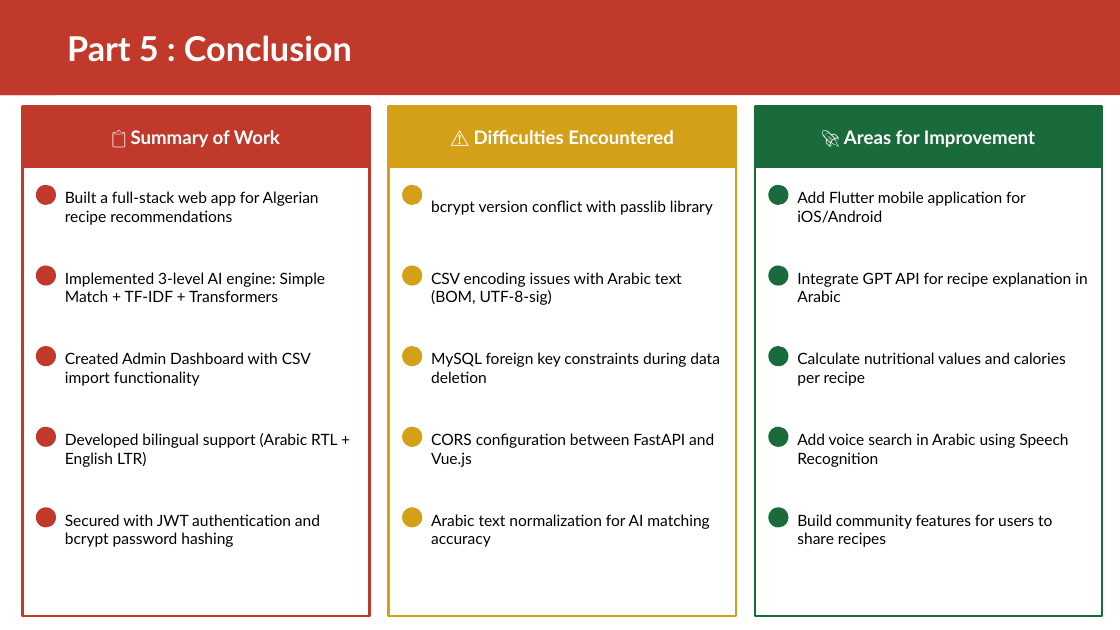
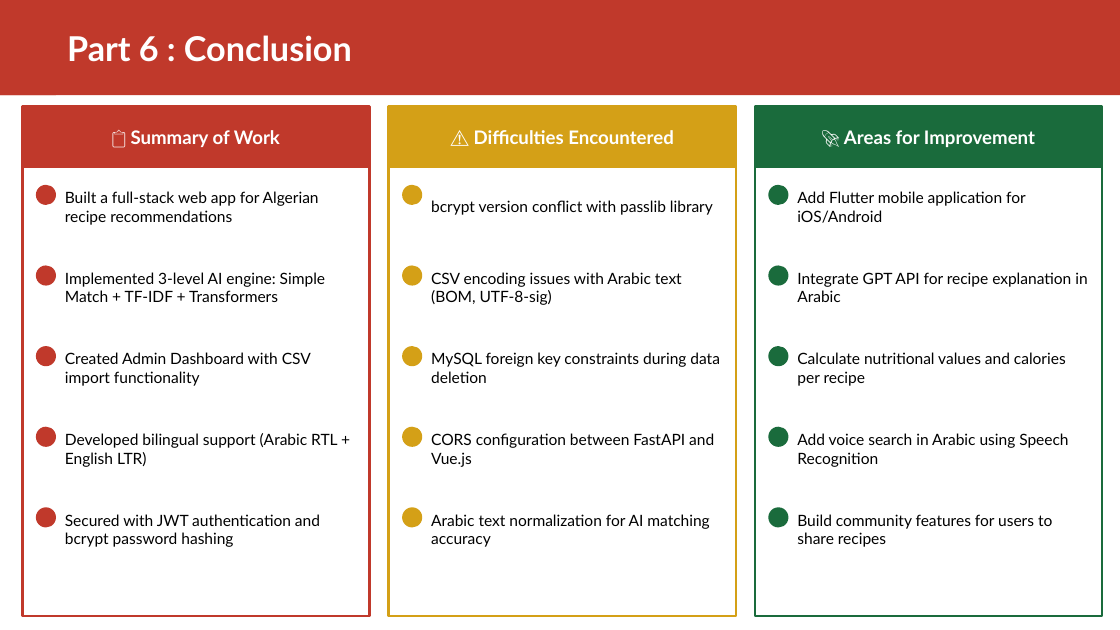
Before and after one commit to feredj/sha-ntieb, a slide deck: slide 15 of sha-ntieb.pptx (slide 14 before the commit). Drawn at 1120x630 pixels with LibreOffice and Linux fonts; fonts in the diff are those of the drawing. Boxes give left, top, right and bottom in pixels: in the first picture for what was removed or moved away, otherwise in the second. Text is boxed around its words. In the diff, an @@ line names an element or a change of style, - is before the commit and + after.

```diff
--- a/sha-ntieb.pptx
+++ b/sha-ntieb.pptx
@@ text at (x1=67, y1=35, x2=352, y2=62): text changed @@
-Part 5 : Conclusion
+Part 6 : Conclusion
```
Also in this commit, not shown: 1 slide added, 14 other files.
